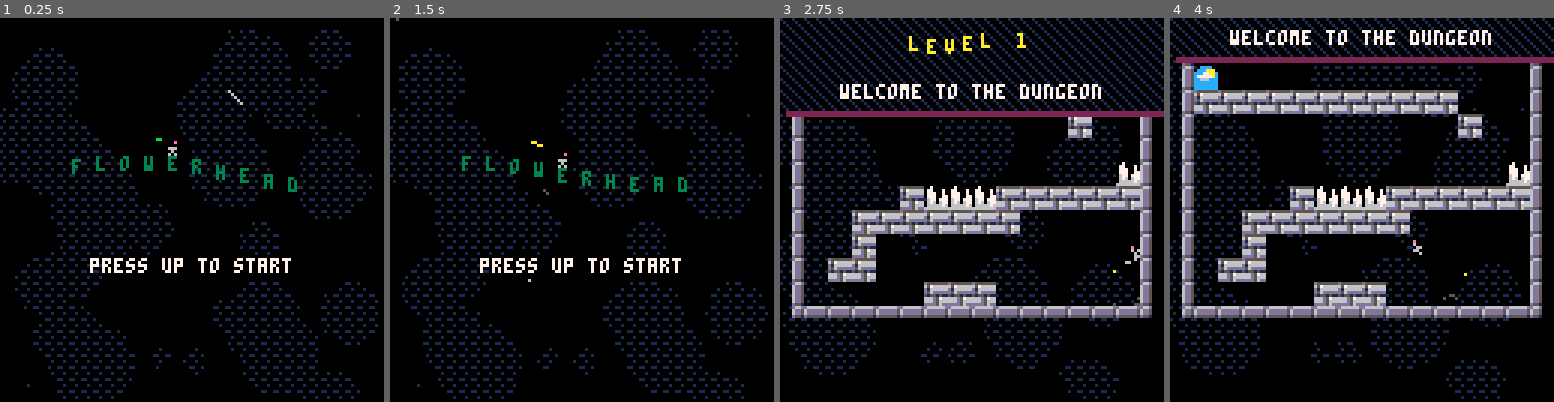
Above: before the commit, frames 1-4 (left to right).
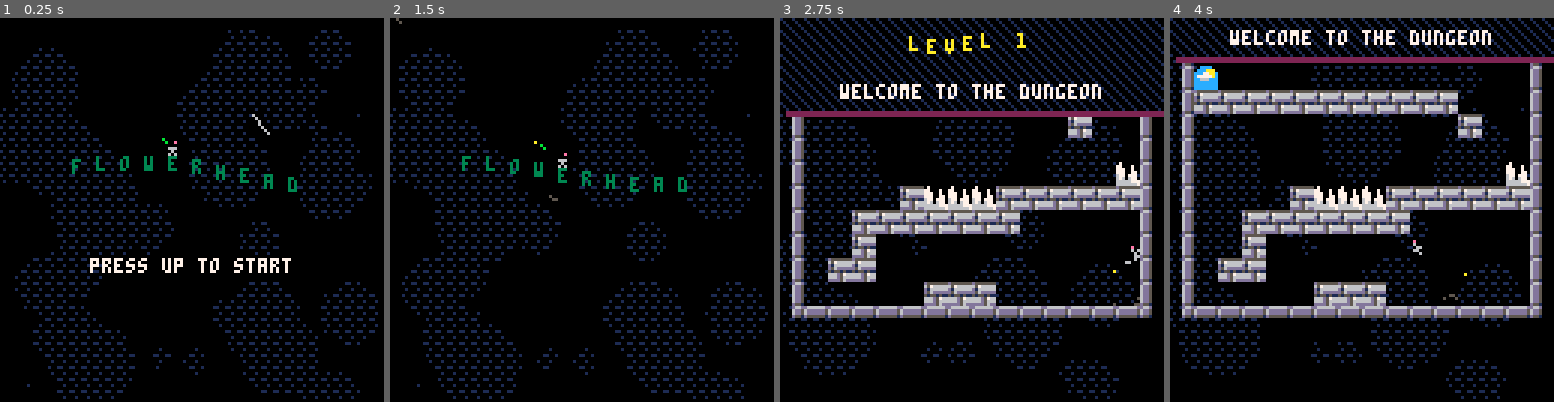
Above: after the commit, the same moments.

Repository: charlietran/flowerhead
Game: PICO-8 cartridge flowerhead.p8
Same seed, same stepped clock (60 frames per second), same inputs: the game is played once before the commit and once after it.
Inputs:
- Up to frame 1 (0.25 s): no input
- Up to frame 2 (1.5 s): tap X (X key) at 0.33, 1.07 s; tap O (Z key) at 0.7 s
- Up to frame 3 (2.75 s): hold Right 1.6-2.1 s; tap O (Z key) at 1.7, 2.1, 2.5 s; tap X (X key) at 1.85 s; hold Up 2.15-2.42 s; hold Right from 2.47 s (still down)
- Up to frame 4 (4 s): tap O (Z key) at 2.9, 3.3, 3.7 s; tap X (X key) at 2.97 s; release Right at 3.03 s; hold Left 3.08-3.58 s; hold Down 3.63-3.97 s

The runs differ from the first frame. In frame 1, 0.1% of the frame differs, in the area x 40-71%, y 18-33%; in frame 2, 0.9%, in the area x 2-76%, y 0-69%; in frame 3, 0.7%; in frame 4, 0.7%.

Commit message:
Add 5th level, fix wallsliding collision checks
Adding a flag to m_collide to disable callbacks fixes the case where you're wallsliding by a spike and it kills you

Map collisions should be checkable without death callbacks

Diff:
--- a/flowerhead.p8
+++ b/flowerhead.p8
@@ -393,6 +393,12 @@
       }),
     level_class.new({
         index=5,
+        cx1=64,cy1=0,
+        num_bees=0,
+        desc="bridgey brige",
+      }),
+    level_class.new({
+        index=6,
         cx1=94,cy1=28,
         num_bees=4,
       })
@@ -821,9 +827,13 @@
 --97 sliding 2
 --98 sliding 3 / hanging
 --99 sliding 4
+
+draw_player_box=false
+player.colls={}
 function player:draw()
   if self.dead then return end
   self.headanimtimer=self.headanimtimer%3+1
+
 
   --if throwing, draw swoosh
   if self.throwtimer>0 then
@@ -871,6 +881,17 @@
     0.625,   -- height.625*8=5px
     self.flipx  -- flip x
     )
+
+  if draw_player_box then
+    rect(self.x-self.wr,self.y-self.hr,self.x+self.wr,self.y+self.hr,11)
+    if #player.colls>1 then
+      for coll in all(player.colls) do
+        local cx1,cy1=coll[1],coll[2]
+        rect(cx1*8,cy1*8,cx1*8+7,cy1*8+7,8)
+      end
+      player.colls={}
+    end
+  end
 end
 
 function player:update()
@@ -903,13 +924,13 @@
 function player:checksliding()
   self.wallsliding=false
   --sliding on wall to the right?
-  if not m_collide(self,'y',1) then
-    if m_collide(self,'x',1) then
+  if not m_collide(self,'y',1,true) then
+    if m_collide(self,'x',1,true) then
       self.wallsliding=true
       self.facing=-1
       if self.vy>0 then self.vy*=.97 end
       --sliding on wall to the left?
-    elseif m_collide(self,'x',-1) then
+    elseif m_collide(self,'x',-1,true) then
       self.wallsliding=true
       self.facing=1
       if self.vy>0 then self.vy*=.97 end
@@ -1294,7 +1315,7 @@
 -- check if the given entity (e)
 -- collides on the axis (a)
 -- within the distance (d)
-function m_collide(entity,axis,distance,nearonly)
+function m_collide(entity,axis,distance,disable_callbacks)
   -- init hitmover checks
   justhitmover=false
   lasthitmover=nil
@@ -1319,7 +1340,12 @@
   local tile1=mget(cx1,cy1)
   local tile2=mget(cx2,cy2)
 
-  if is_spike(tile1) or is_spike(tile2) then
+  if draw_player_box and entity.is_player and not disable_callbacks then
+    add(player.colls,{cx1,cy1})
+    add(player.colls,{cx2,cy2})
+  end
+
+  if not disable_callbacks and (is_spike(tile1) or is_spike(tile2)) then
     entity:hit_spike()
     return
   end
@@ -2463,14 +2489,14 @@
 7575c5c5c5c5c5c5c5c5c575c5c57575c57575c5777cccccccccccccccccc777ccc7777cc7777ccc00000000000000000b00b0b0000000000000000000000000
 65c5c5c5c5c5c5c5c5c5c565c5c565c5c565c5c566cccccccccccccccccccc66cccc66cccc66cccc00000000000000000a0a000a000000000000000000000000
 c5c5c5c5c5c5c5c5c5c5c5c5c5c5c5c5c5c5c5c5cccccccccccccccccccccccccccccccccccccccc000000000000000003003030000000000000000000000000
-007000000007776660000000666666660000000000010000011100000000001000000000000000000000000000000000000000000c00700800a0000000000000
-077000700777777666667770676666600001100001011000000001100000000000000000000000000000000000000000000000000b00300b0030000000000000
-07770070000076666677777777606760000010000110100000001100111000000000000000000000000000000000000000000000c00700800a00000000000000
-077700770000006666677700777077600000110000001110001111100011000000000000000000000000000000000000000000000b00300b0030000000000000
-0677077700777666660000007700777000011110000111000010110001110000000000000000000000000000000000000000000000c00700800a000000000000
-067606777777776666670000070077701111101000011000000011100101100000000000000000000000000000000000000000000b00300b0030000000000000
-06666676077766666777777007000770001100000011110000001100001111000000000000000000000000000000000000000000000000000000000000000000
-66666666000000066677700000000700011111100111111000011110011111100000000000000000000000000000000000000000000000000000000000000000
+070000000777666666667770766666660000000000010000011100000000001077000000000000000000000000000000000000000c00700800a0000000000000
+770007007777776666777777777666660001100001011000000001100000000066667770000000000000000000000000000000000b00300b0030000000000000
+77700700007776666667770007760676000010000110100000001100111000006677777700000000000000000000000000000000c00700800a00000000000000
+777007700000006666000000077707760000110000001110001111100011000066677700000000000000000000000000000000000b00300b0030000000000000
+6770777000007666666700000770077700011110000111000010110001110000660000000000000000000000000000000000000000c00700800a000000000000
+676067700777777667777770007007771111101000011000000011100101100066670000000000000000000000000000000000000b00300b0030000000000000
+66666777000777766777700000700077001100000011110000001100001111006777777000000000000000000000000000000000000000000000000000000000
+66666667000000777700000000000070011111100111111000011110011111106677700000000000000000000000000000000000000000000000000000000000
 00e0000000e0000000e0000000000000000000000000000000000000000000000000000000000000000000000000000000000000000000000000000000000000
 00000000000000000000000000e00000005550000000000000000000000000000000000000000000000000000000000000000000000000000000000000000000
 66600000060000006660000000000000050055000000000000000000000000000000000000000000000000000000000000000000000000000000000000000000
@@ -2690,25 +2716,25 @@
 
 
 __gff__
-000301030101010101010100010000000000000000000000000000000000000008080808080c0c0c0c0c0000000000001010101000000000000000000000000000000000000000000000000000000000000000000000002020202020200000000000000000000000000000000000000000000000000000000000000000000000
+000301030101010101010100010000000000000000000000000000000000000008080808080c0c0c0c0c0000000000001010101000000000100000000000000000000000000000000000000000000000000000000000002020202020200000000000000000000000000000000000000000000000000000000000000000000000
 0000000000000000000000000000000000000000000000000000000000000000000000000000000000000000000000000000000000000000000000000000000000000000000000000000000000000000000000000000000000000000000000000000000000000000000000000000000000000000000000000000000000000000
 __map__
-0805050505050505050505050505050908050505050505050505050505050509080505050505050505050505050509000805050505050505050505050505050900000000000000000000000000000000000000000000000000000000000000000000000000000000000000000000000000000000000000000000000000000000
-0270000000000000000000000000000402010100003132000033330000010104020000000000000000000000000004000200000000000000000000000000000400000000000000000000000000000000000000000000000000000000000000000000000000000000000000000000000000000000000000000000000000000000
-0224700000000000000000000000000402010000003132000000000000000104020000000000000000000000000004000200000000000000000000000000000400000000000000000000000000000000000000000000000000000000000000000000000000000000000000000000000000000000000000000000000000000000
-0201010101010101010101010000000402000000003132000000000000000004020000000000005700000000000004000200000000000000000000000000000400000000000000000000000000000000000000000000000000000000000000000000000000000000000000000000000000000000000000000000000000000000
-0200000000000000000000000100000402000000003132000000000000000004020000000000000000000000000004000200000000000000000000000000000400000000000000000000000000000000000000000000000000000000000000000000000000000000000000000000000000000000000000000000000000000000
-0200000000000000000000000000000402240000003132000000010000000004020000000000010101000000000004000200000000000000570000000000000400000000000000000000000000000000000000000000000000000000000000000000000000000000000000000000000000000000000000000000000000000000
-0200000000000000000000000000300402013000000000000001010100000004020000000000000000000000000004000240000000000000000000000000000400000000000000000000000000000000000000000000000000000000000000000000000000000000000000000000000000000000000000000000000000000000
-0200000000013030300101010101010402010101010101010101010101000004020100000000000000000000000004000200000000000000000000000000230400000000000000000000000000000000000000000000000000000000000000000000000000000000000000000000000000000000000000000000000000000000
-0200000101010101010100000000000402000000003333000033330001010004020000000000000000000000000004000201010101000000000000010101010400000000000000000000000000000000000000000000000000000000000000000000000000000000000000000000000000000000000000000000000000000000
-0200000100000000000000000000000402000000000000000000000001010004020000000101010101010000002304000200000000000000000000000000000400000000000000000000000000000000000000000000000000000000000000000000000000000000000000000000000000000000000000000000000000000000
-0200010100000000000000000000000402000000000000000000000000010004020000000000000000000000010104000200000000000000000000000000000400000000000000000000000000000000000000000000000000000000000000000000000000000000000000000000000000000000000000000000000000000000
-0200000000000101010000000000400402400000000000000000000000010004020000000000000000000001010104000200000000000000000000000000000400000000000000000000000000000000000000000000000000000000000000000000000000000000000000000000000000000000000000000000000000000000
-0703030303030303030303030303030602000000003030000030300000000004020000000000000000000101010104000200000000000000000000000000000400000000000000000000000000000000000000000000000000000000000000000000000000000000000000000000000000000000000000000000000000000000
-0000000000000000000000000000000007030303030303030303030303030306020000000000000000010101010104000200000000000000000000000000000400000000000000000000000000000000000000000000000000000000000000000000000000000000000000000000000000000000000000000000000000000000
-0000000000000000000000000000000000000000000000000000000000000000024000000000000001010101010104000230303030303030303030303030300400000000000000000000000000000000000000000000000000000000000000000000000000000000000000000000000000000000000000000000000000000000
-0000000000000000000000000000000000000000000000000000000000000000070303030303030303030303030306000703030303030303030303030303030600000000000000000000000000000000000000000000000000000000000000000000000000000000000000000000000000000000000000000000000000000000
+0805050505050505050505050505050908050505050505050505050505050509080505050505050505050505050509000805050505050505050505050505050908050505050505050505050505090000000000000000000000000000000000000000000000000000000000000000000000000000000000000000000000000000
+0270000000000000000000000000000402010100003132000033330000010104020000000000000000000000000004000200000000000000000000000000000402000000000000000000000000040000000000000000000000000000000000000000000000000000000000000000000000000000000000000000000000000000
+0224700000000000000000000000000402010000003132000000000000000104020000000000000000000000000004000200000000000000000000000000000402000000000000000000000000040000000000000000000000000000000000000000000000000000000000000000000000000000000000000000000000000000
+0201010101010101010101010000000402000000003132000000000000000004020000000000005700000000000004000200000000000000000000000000000402000000000000000000000000040000000000000000000000000000000000000000000000000000000000000000000000000000000000000000000000000000
+0200000000000000000000000100000402000000003132000000000000000004020000000000000000000000000004000200000000000000000000000000000402000030000030000000000000040000000000000000000000000000000000000000000000000000000000000000000000000000000000000000000000000000
+0200000000000000000000000000000402240000003132000000010000000004020000000000010101000000000004000200000000000000570000000000000402000001000001000000000023040000000000000000000000000000000000000000000000000000000000000000000000000000000000000000000000000000
+0200000000000000000000000000300402013000000000000001010100000004020000000000000000000000000004000240000000000000000000000000000402000001000001000101010101040000000000000000000000000000000000000000000000000000000000000000000000000000000000000000000000000000
+0200000000013030300101010101010402010101010101010101010101000004020100000000000000000000000004000200000000000000000000000000230402000001000001000000000000040000000000000000000000000000000000000000000000000000000000000000000000000000000000000000000000000000
+0200000101010101010100000000000402000000003333000033330001010004020000000000000000000000000004000201010101000000000000010101010402000001000001000000000000040000000000000000000000000000000000000000000000000000000000000000000000000000000000000000000000000000
+0200000100000000000000000000000402000000000000000000000001010004020000000101010101010000002304000200000000000000000000000000000402000001000001000000000000040000000000000000000000000000000000000000000000000000000000000000000000000000000000000000000000000000
+0200010100000000000000000000000402000000000000000000000000010004020000000000000000000000010104000200000000000000000000000000000402000001000001000000000000040000000000000000000000000000000000000000000000000000000000000000000000000000000000000000000000000000
+0200000000000101010000000000400402400000000000000000000000010004020000000000000000000001010104000200000000000000000000000000000402000001005701000000000000040000000000000000000000000000000000000000000000000000000000000000000000000000000000000000000000000000
+0703030303030303030303030303030602000000003030000030300000000004020000000000000000000101010104000200000000000000000000000000000402000001000001000000000000040000000000000000000000000000000000000000000000000000000000000000000000000000000000000000000000000000
+0000000000000000000000000000000007030303030303030303030303030306020000000000000000010101010104000200000000000000000000000000000402000001000001000000000000040000000000000000000000000000000000000000000000000000000000000000000000000000000000000000000000000000
+0000000000000000000000000000000000000000000000000000000000000000024000000000000001010101010104000230303030303030303030303030300402400001000001303030303030040000000000000000000000000000000000000000000000000000000000000000000000000000000000000000000000000000
+0000000000000000000000000000000000000000000000000000000000000000070303030303030303030303030306000703030303030303030303030303030607030303030303030303030303060000000000000000000000000000000000000000000000000000000000000000000000000000000000000000000000000000
 0000000000000000000000000000000000000000000000000000000000000000000000000000000000000000000000000000000000000000000000000000000000000000000000000000000000000000000000000000000000000000000000000000000000000000000000000000000000000000000000000000000000000000
 0000000000000000000000000000000000000000000000000000000000000000000000000000000000000000000000000000000000000000000000000000000000000000000000000000000000000000000000000000000000000000000000000000000000000000000000000000000000000000000000000000000000000000
 0000000000000000000000000000000000000000000000000000000000000000000000000000000000000000000000000000000000000000000000000000000000000000000000000000000000000000000000000000000000000000000000000000000000000000000000000000000000000000000000000000000000000000
